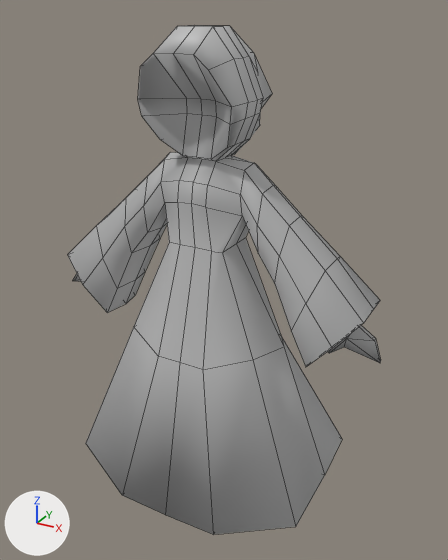
Renders of the FBX model Assets/Characters/Henchman/henchman.fbx from each side of a commit.
Rendered twice from a 50 mm lens placed at (0.0333, -0.0739, 0.0547), pointed at (0.0007, -0.0146, 0.0251). The lights are fixed; the arrows at lower left show +X, +Y and +Z. Mesh edges are drawn as thin lines. Where no turn or scale is listed for an object, it has been applied to the vertices.

The first picture shows 'henchman'.
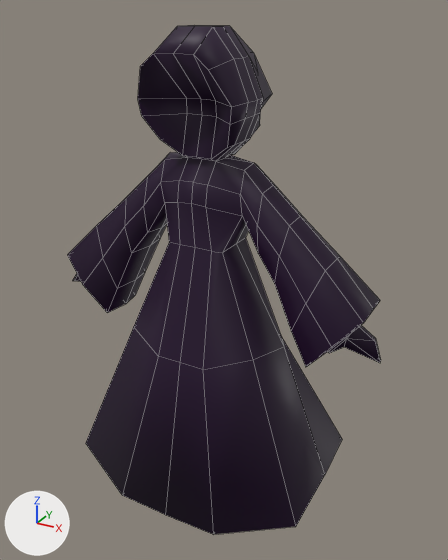
Changed parts and their boxes (x1, y1, x2, y2) in the pictures (448 x 560 px):
'henchman', recoloured: (67, 25, 381, 535) in both

Edits to the bpy script that builds the scene:
```text
Add img_texturescom_fabricplain0089_s_jpg:
    img_texturescom_fabricplain0089_s_jpg = load_image('TexturesCom_FabricPlain0089_S.jpg', '../../Environment/Textures/TexturesCom_FabricPlain0089_S.jpg', 1024, 743, 'Non-Color')
Add mat_lambert2:
    mat_lambert2 = bpy.data.materials.new('lambert2')
    # colours: dark purple #21022d
    # uses the picture img_texturescom_fabricplain0089_s_jpg
Change me_mesh:
    where me_mesh.from_pydata(...)  # 280 vertices, 286 faces; spans x -0.0207..0.0205, y -0.0287..-0.0022, z -0.0005..0.053
    remove me_mesh.materials.append(mat_lambert1)  # grey #bcbcbc
    add me_mesh.materials.append(mat_lambert2)
```
